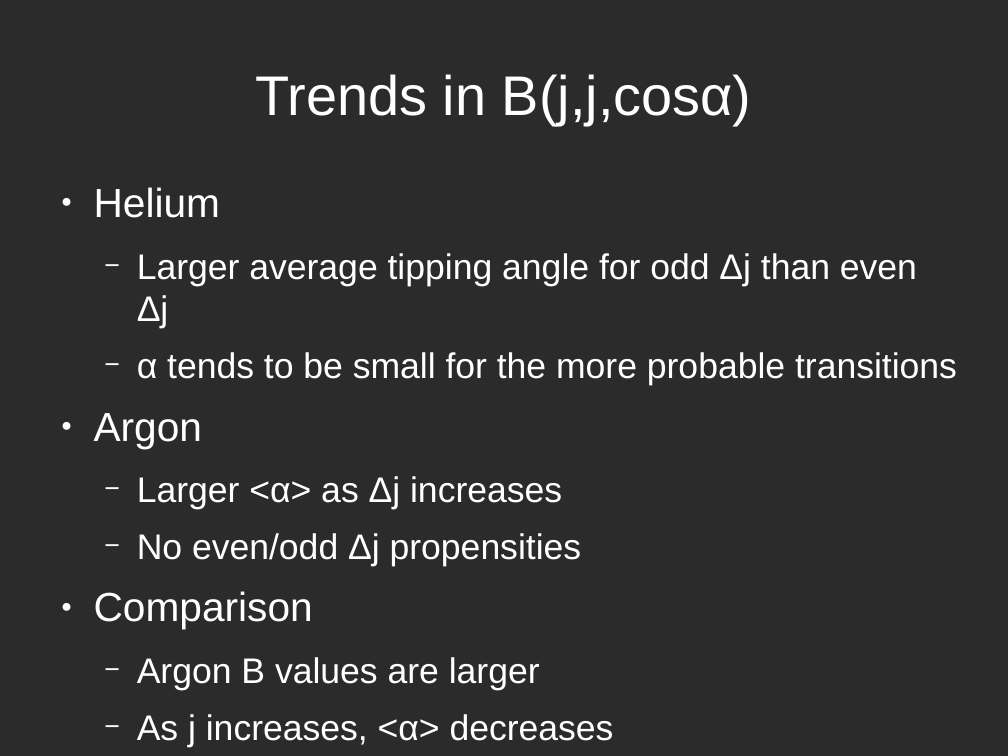
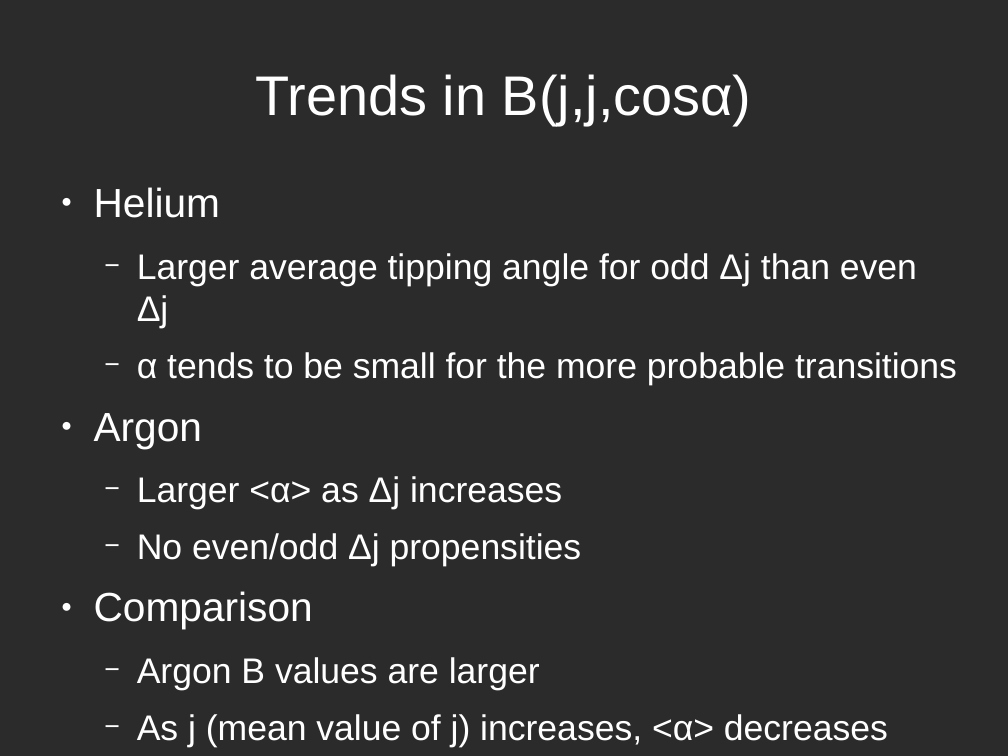
Before and after one commit to atowneND/HeNaK_Collisions, a slide deck: slide 13 of Presentation.odp. Drawn at 1008x756 pixels with LibreOffice and Linux fonts; fonts in the diff are those of the drawing; background and template pictures are left out; a plain dark background stands for a picture behind light text. Boxes give left, top, right and bottom in pixels: in the first picture for what was removed or moved away, otherwise in the second. Text is boxed around its words. In the diff, an @@ line names an element or a change of style, - is before the commit and + after.

```diff
--- a/Presentation.odp
+++ b/Presentation.odp
@@ text at <box>137,714,888,748</box>: text changed @@
-  − As j increases, <α> decreases
+  − As j (mean value of j) increases, <α> decreases
```
Also in this commit, not shown: 3 other slides changed, 4 slides added, 10 other files.
